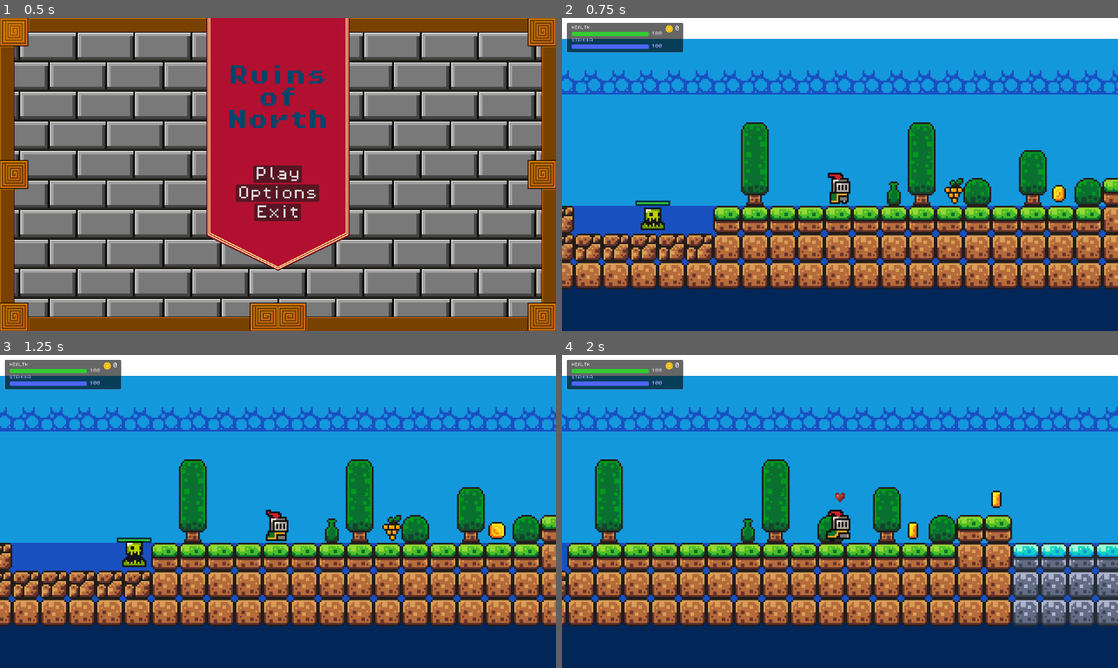
Above: before the commit, frames 1-4 (two rows, left to right).
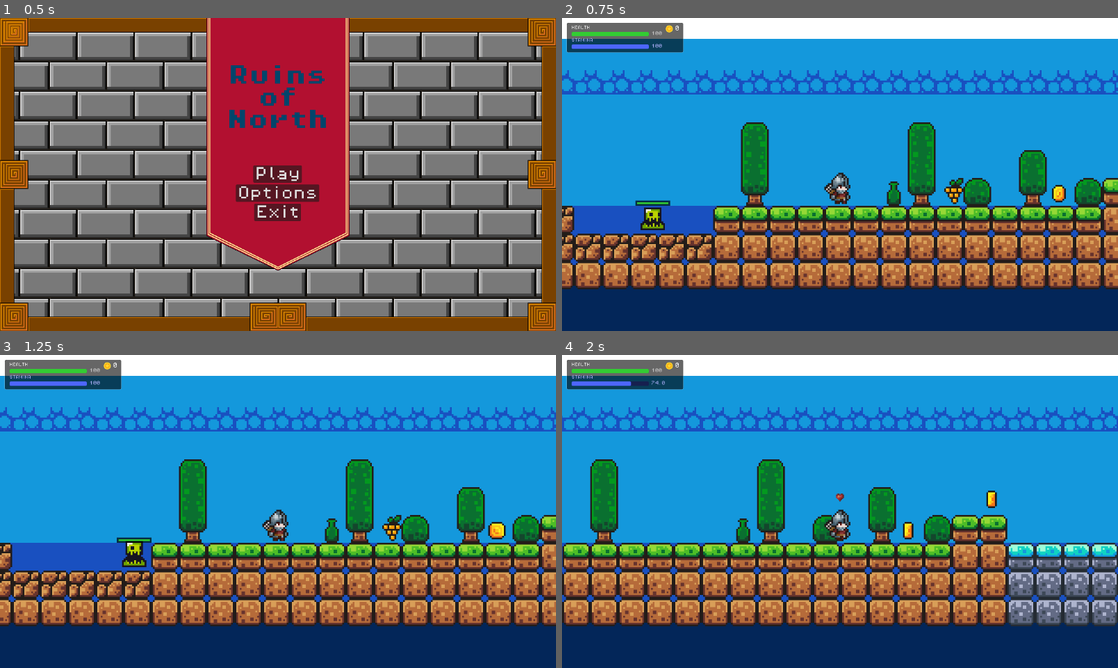
Above: after the commit, the same moments.

Repository: Kacprr/ThesisGameProject
Game: Godot game, scene res://Scenes/main_menu.tscn
The game is run twice, just before and just after one commit, with the same random seed, the same clock (stepped at 60 frames per second) and the same inputs. Sound files missing from this copy of the repository are replaced by a short silence.
Inputs:
- Up to frame 1 (0.5 s): no input
- Up to frame 2 (0.75 s): click "Play" at 0.5 s
- Up to frame 3 (1.25 s): no input
- Up to frame 4 (2 s): hold Right (move_right) from 1.28 s (still down); hold Z (attack) from 1.28 s (still down); tap Space (jump) at 1.52 s; tap Shift (dash) at 1.55 s

Frame 1 is identical in both runs. In frame 2, 0.3% of the frame differs, in the area x 47-52%, y 49-60%; in frame 3, 0.3%; in frame 4, 23%, in the area x 0-100%, y 8-87%.

Commit message:
feat: New Player Sprite , Implement Airborne Dash and Final Death/Attack Animation Polish
- **Airborne Dash:** Reworked player dash logic to allow one dash mid-air (`has_air_dashed` flag), enhancing platform traversal and distance jumping capability.
- **Attack Animation Sync:** Integrated player character's attack animation by setting the `ATTACK` state and using `animated_sprite.animation_finished` for a smooth transition back to idle/run.
- **Animation Conflict Fix:** Resolved the bug where the attack animation would play instead of the death animation by introducing state locks and using `animated_sprite.stop()` to force the `die` animation priority.
- **Attack Hitbox:** The hitbox have been adjusted to the new sprite, making the visual of the attack better and closer to the player.

Diff:
--- a/ruinsofnorth/Scenes/attack.tscn
+++ b/ruinsofnorth/Scenes/attack.tscn
@@ -1,43 +1,15 @@
-[gd_scene load_steps=13 format=3 uid="uid://cxc8nv0h75mpa"]
+[gd_scene load_steps=6 format=3 uid="uid://cxc8nv0h75mpa"]
 
 [ext_resource type="Script" uid="uid://c4c00gdg1eu4u" path="res://Scripts/attack.gd" id="1_ij4ji"]
-[ext_resource type="Texture2D" uid="uid://t73bgffchuck" path="res://Assets/sprites/pixel_art_sword_slash_sprites.png" id="2_ht1lw"]
+[ext_resource type="Texture2D" uid="uid://csswuagcx4il2" path="res://Assets/sprites/Soldier-Attack01_Effect.png" id="2_ht1lw"]
 
 [sub_resource type="AtlasTexture" id="AtlasTexture_uvg5y"]
 atlas = ExtResource("2_ht1lw")
-region = Rect2(0, 0, 63, 44)
+region = Rect2(300, 0, 100, 100)
 
 [sub_resource type="AtlasTexture" id="AtlasTexture_rqqt2"]
 atlas = ExtResource("2_ht1lw")
-region = Rect2(64, 0, 63, 44)
-
-[sub_resource type="AtlasTexture" id="AtlasTexture_8yxis"]
-atlas = ExtResource("2_ht1lw")
-region = Rect2(128, 0, 63, 44)
-
-[sub_resource type="AtlasTexture" id="AtlasTexture_6i371"]
-atlas = ExtResource("2_ht1lw")
-region = Rect2(0, 45, 63, 44)
-
-[sub_resource type="AtlasTexture" id="AtlasTexture_boclk"]
-atlas = ExtResource("2_ht1lw")
-region = Rect2(64, 45, 63, 44)
-
-[sub_resource type="AtlasTexture" id="AtlasTexture_uw11w"]
-atlas = ExtResource("2_ht1lw")
-region = Rect2(128, 45, 63, 44)
-
-[sub_resource type="AtlasTexture" id="AtlasTexture_ymsaa"]
-atlas = ExtResource("2_ht1lw")
-region = Rect2(0, 90, 63, 44)
-
-[sub_resource type="AtlasTexture" id="AtlasTexture_axprq"]
-atlas = ExtResource("2_ht1lw")
-region = Rect2(64, 90, 63, 44)
-
-[sub_resource type="AtlasTexture" id="AtlasTexture_ypime"]
-atlas = ExtResource("2_ht1lw")
-region = Rect2(128, 90, 63, 44)
+region = Rect2(400, 0, 100, 100)
 
 [sub_resource type="SpriteFrames" id="SpriteFrames_ds7qa"]
 animations = [{
@@ -47,31 +19,10 @@
 }, {
 "duration": 1.0,
 "texture": SubResource("AtlasTexture_rqqt2")
-}, {
-"duration": 1.0,
-"texture": SubResource("AtlasTexture_8yxis")
-}, {
-"duration": 1.0,
-"texture": SubResource("AtlasTexture_6i371")
-}, {
-"duration": 1.0,
-"texture": SubResource("AtlasTexture_boclk")
-}, {
-"duration": 1.0,
-"texture": SubResource("AtlasTexture_uw11w")
-}, {
-"duration": 1.0,
-"texture": SubResource("AtlasTexture_ymsaa")
-}, {
-"duration": 1.0,
-"texture": SubResource("AtlasTexture_axprq")
-}, {
-"duration": 1.0,
-"texture": SubResource("AtlasTexture_ypime")
 }],
 "loop": true,
 "name": &"new_animation",
-"speed": 17.0
+"speed": 5.0
 }]
 
 [node name="Attack" type="Area2D"]
@@ -80,15 +31,15 @@
 script = ExtResource("1_ij4ji")
 
 [node name="CollisionShape2D" type="CollisionPolygon2D" parent="."]
-position = Vector2(12, 0.5)
-polygon = PackedVector2Array(-12, -14.5, 5, -0.5, -12, 12.5, -12, 19.5, 11, 13.5, 17, -0.5, 11, -13.5, -12, -21.5)
+position = Vector2(-3, 0)
+scale = Vector2(0.6465518, 0.70480627)
+polygon = PackedVector2Array(-1.5466666, -8.512978, 4.64, 0, -7.733333, 4.256489, 4.64, 5.6753187, 13.92, 0, 9.28, -5.6753187)
 
 [node name="AnimatedSprite2D" type="AnimatedSprite2D" parent="."]
-position = Vector2(0.25, 0)
-scale = Vector2(1.00794, 1)
+position = Vector2(-6, 0)
+scale = Vector2(0.55, 0.43999997)
 sprite_frames = SubResource("SpriteFrames_ds7qa")
 animation = &"new_animation"
-frame_progress = 0.291374
 
 [node name="ColorRect" type="ColorRect" parent="."]
 visible = false
--- a/ruinsofnorth/Scenes/game.tscn
+++ b/ruinsofnorth/Scenes/game.tscn
@@ -250,7 +250,7 @@
 tile_set = SubResource("TileSet_3dryh")
 
 [node name="Player" parent="." instance=ExtResource("1_ebmjs")]
-position = Vector2(-152, 47)
+position = Vector2(-152, 49)
 
 [node name="Camera2D" type="Camera2D" parent="Player"]
 position = Vector2(0, -6)
--- a/ruinsofnorth/Scenes/player.tscn
+++ b/ruinsofnorth/Scenes/player.tscn
@@ -1,155 +1,157 @@
-[gd_scene load_steps=42 format=3 uid="uid://cqeg14x8abmtp"]
+[gd_scene load_steps=36 format=3 uid="uid://cqeg14x8abmtp"]
 
 [ext_resource type="Script" uid="uid://bqtam2anigymj" path="res://Scripts/player.gd" id="1_cvnsp"]
-[ext_resource type="Texture2D" uid="uid://dxq3j2e2w0rg7" path="res://Assets/sprites/knight.png" id="1_v0iea"]
+[ext_resource type="Texture2D" uid="uid://dih27ho52no05" path="res://Assets/sprites/Soldier.png" id="2_x3wgy"]
 [ext_resource type="AudioStream" uid="uid://d04ddm0ldtl5g" path="res://Assets/sounds/jump.wav" id="3_vgqql"]
 [ext_resource type="AudioStream" uid="uid://cmuqm8uvmaucq" path="res://Assets/sounds/hurt.wav" id="4_fkybt"]
 [ext_resource type="AudioStream" uid="uid://dsya4gx0j53sl" path="res://Assets/sounds/simple-whoosh.wav" id="4_x3wgy"]
 
 [sub_resource type="AtlasTexture" id="AtlasTexture_xuaoq"]
-atlas = ExtResource("1_v0iea")
-region = Rect2(64, 192, 32, 32)
+atlas = ExtResource("2_x3wgy")
+region = Rect2(0, 200, 100, 100)
+
+[sub_resource type="AtlasTexture" id="AtlasTexture_8gxox"]
+atlas = ExtResource("2_x3wgy")
+region = Rect2(100, 200, 100, 100)
+
+[sub_resource type="AtlasTexture" id="AtlasTexture_11gg7"]
+atlas = ExtResource("2_x3wgy")
+region = Rect2(200, 200, 100, 100)
+
+[sub_resource type="AtlasTexture" id="AtlasTexture_qpa8y"]
+atlas = ExtResource("2_x3wgy")
+region = Rect2(300, 200, 100, 100)
+
+[sub_resource type="AtlasTexture" id="AtlasTexture_sbwqj"]
+atlas = ExtResource("2_x3wgy")
+region = Rect2(400, 200, 100, 100)
+
+[sub_resource type="AtlasTexture" id="AtlasTexture_xwi16"]
+atlas = ExtResource("2_x3wgy")
+region = Rect2(500, 200, 100, 100)
+
+[sub_resource type="AtlasTexture" id="AtlasTexture_h4iuc"]
+atlas = ExtResource("2_x3wgy")
+region = Rect2(100, 600, 100, 100)
+
+[sub_resource type="AtlasTexture" id="AtlasTexture_fd4e3"]
+atlas = ExtResource("2_x3wgy")
+region = Rect2(200, 600, 100, 100)
 
 [sub_resource type="AtlasTexture" id="AtlasTexture_bi64h"]
-atlas = ExtResource("1_v0iea")
-region = Rect2(0, 160, 32, 32)
+atlas = ExtResource("2_x3wgy")
+region = Rect2(0, 600, 100, 100)
 
 [sub_resource type="AtlasTexture" id="AtlasTexture_2ijsl"]
-atlas = ExtResource("1_v0iea")
-region = Rect2(32, 160, 32, 32)
+atlas = ExtResource("2_x3wgy")
+region = Rect2(100, 600, 100, 100)
 
 [sub_resource type="AtlasTexture" id="AtlasTexture_p1odr"]
-atlas = ExtResource("1_v0iea")
-region = Rect2(64, 160, 32, 32)
+atlas = ExtResource("2_x3wgy")
+region = Rect2(200, 600, 100, 100)
 
 [sub_resource type="AtlasTexture" id="AtlasTexture_0gysh"]
-atlas = ExtResource("1_v0iea")
-region = Rect2(96, 160, 32, 32)
+atlas = ExtResource("2_x3wgy")
+region = Rect2(300, 600, 100, 100)
 
 [sub_resource type="AtlasTexture" id="AtlasTexture_vfarp"]
-atlas = ExtResource("1_v0iea")
-region = Rect2(128, 160, 32, 32)
+atlas = ExtResource("2_x3wgy")
+region = Rect2(0, 0, 100, 100)
 
 [sub_resource type="AtlasTexture" id="AtlasTexture_y6uwr"]
-atlas = ExtResource("1_v0iea")
-region = Rect2(160, 160, 32, 32)
+atlas = ExtResource("2_x3wgy")
+region = Rect2(100, 0, 100, 100)
 
 [sub_resource type="AtlasTexture" id="AtlasTexture_83xs0"]
-atlas = ExtResource("1_v0iea")
-region = Rect2(192, 160, 32, 32)
+atlas = ExtResource("2_x3wgy")
+region = Rect2(200, 0, 100, 100)
 
 [sub_resource type="AtlasTexture" id="AtlasTexture_ypfnu"]
-atlas = ExtResource("1_v0iea")
-region = Rect2(224, 160, 32, 32)
+atlas = ExtResource("2_x3wgy")
+region = Rect2(300, 0, 100, 100)
 
 [sub_resource type="AtlasTexture" id="AtlasTexture_wohnl"]
-atlas = ExtResource("1_v0iea")
-region = Rect2(0, 224, 32, 32)
+atlas = ExtResource("2_x3wgy")
+region = Rect2(400, 0, 100, 100)
 
 [sub_resource type="AtlasTexture" id="AtlasTexture_36dho"]
-atlas = ExtResource("1_v0iea")
-region = Rect2(32, 224, 32, 32)
-
-[sub_resource type="AtlasTexture" id="AtlasTexture_yh6i2"]
-atlas = ExtResource("1_v0iea")
-region = Rect2(64, 224, 32, 32)
-
-[sub_resource type="AtlasTexture" id="AtlasTexture_nv4vc"]
-atlas = ExtResource("1_v0iea")
-region = Rect2(96, 224, 32, 32)
-
-[sub_resource type="AtlasTexture" id="AtlasTexture_cvnsp"]
-atlas = ExtResource("1_v0iea")
-region = Rect2(0, 0, 32, 32)
-
-[sub_resource type="AtlasTexture" id="AtlasTexture_6t5aa"]
-atlas = ExtResource("1_v0iea")
-region = Rect2(32, 0, 32, 32)
-
-[sub_resource type="AtlasTexture" id="AtlasTexture_vgqql"]
-atlas = ExtResource("1_v0iea")
-region = Rect2(64, 0, 32, 32)
+atlas = ExtResource("2_x3wgy")
+region = Rect2(500, 0, 100, 100)
 
 [sub_resource type="AtlasTexture" id="AtlasTexture_fkybt"]
-atlas = ExtResource("1_v0iea")
-region = Rect2(96, 0, 32, 32)
+atlas = ExtResource("2_x3wgy")
+region = Rect2(100, 100, 100, 100)
 
 [sub_resource type="AtlasTexture" id="AtlasTexture_x3wgy"]
-atlas = ExtResource("1_v0iea")
-region = Rect2(64, 160, 32, 32)
+atlas = ExtResource("2_x3wgy")
+region = Rect2(200, 100, 100, 100)
 
 [sub_resource type="AtlasTexture" id="AtlasTexture_3smsa"]
-atlas = ExtResource("1_v0iea")
-region = Rect2(0, 64, 32, 32)
+atlas = ExtResource("2_x3wgy")
+region = Rect2(0, 100, 100, 100)
 
 [sub_resource type="AtlasTexture" id="AtlasTexture_8erm5"]
-atlas = ExtResource("1_v0iea")
-region = Rect2(32, 64, 32, 32)
+atlas = ExtResource("2_x3wgy")
+region = Rect2(100, 100, 100, 100)
 
 [sub_resource type="AtlasTexture" id="AtlasTexture_f1ek2"]
-atlas = ExtResource("1_v0iea")
-region = Rect2(64, 64, 32, 32)
+atlas = ExtResource("2_x3wgy")
+region = Rect2(200, 100, 100, 100)
 
 [sub_resource type="AtlasTexture" id="AtlasTexture_tx1dd"]
-atlas = ExtResource("1_v0iea")
-region = Rect2(96, 64, 32, 32)
+atlas = ExtResource("2_x3wgy")
+region = Rect2(300, 100, 100, 100)
 
 [sub_resource type="AtlasTexture" id="AtlasTexture_gymyn"]
-atlas = ExtResource("1_v0iea")
-region = Rect2(128, 64, 32, 32)
+atlas = ExtResource("2_x3wgy")
+region = Rect2(400, 100, 100, 100)
 
 [sub_resource type="AtlasTexture" id="AtlasTexture_pu2lt"]
-atlas = ExtResource("1_v0iea")
-region = Rect2(160, 64, 32, 32)
+atlas = ExtResource("2_x3wgy")
+region = Rect2(500, 100, 100, 100)
 
 [sub_resource type="AtlasTexture" id="AtlasTexture_ukyrk"]
-atlas = ExtResource("1_v0iea")
-region = Rect2(192, 64, 32, 32)
+atlas = ExtResource("2_x3wgy")
+region = Rect2(600, 100, 100, 100)
 
 [sub_resource type="AtlasTexture" id="AtlasTexture_7dp3o"]
-atlas = ExtResource("1_v0iea")
-region = Rect2(224, 64, 32, 32)
-
-[sub_resource type="AtlasTexture" id="AtlasTexture_h4iuc"]
-atlas = ExtResource("1_v0iea")
-region = Rect2(0, 96, 32, 32)
-
-[sub_resource type="AtlasTexture" id="AtlasTexture_fd4e3"]
-atlas = ExtResource("1_v0iea")
-region = Rect2(32, 96, 32, 32)
-
-[sub_resource type="AtlasTexture" id="AtlasTexture_qqcod"]
-atlas = ExtResource("1_v0iea")
-region = Rect2(64, 96, 32, 32)
-
-[sub_resource type="AtlasTexture" id="AtlasTexture_igrcy"]
-atlas = ExtResource("1_v0iea")
-region = Rect2(96, 96, 32, 32)
-
-[sub_resource type="AtlasTexture" id="AtlasTexture_fs7ks"]
-atlas = ExtResource("1_v0iea")
-region = Rect2(128, 96, 32, 32)
-
-[sub_resource type="AtlasTexture" id="AtlasTexture_l6n3p"]
-atlas = ExtResource("1_v0iea")
-region = Rect2(160, 96, 32, 32)
-
-[sub_resource type="AtlasTexture" id="AtlasTexture_olqyp"]
-atlas = ExtResource("1_v0iea")
-region = Rect2(192, 96, 32, 32)
-
-[sub_resource type="AtlasTexture" id="AtlasTexture_wpjfl"]
-atlas = ExtResource("1_v0iea")
-region = Rect2(224, 96, 32, 32)
+atlas = ExtResource("2_x3wgy")
+region = Rect2(700, 100, 100, 100)
 
 [sub_resource type="SpriteFrames" id="SpriteFrames_x3wgy"]
 animations = [{
 "frames": [{
 "duration": 1.0,
 "texture": SubResource("AtlasTexture_xuaoq")
-}],
-"loop": true,
+}, {
+"duration": 1.0,
+"texture": SubResource("AtlasTexture_8gxox")
+}, {
+"duration": 1.0,
+"texture": SubResource("AtlasTexture_11gg7")
+}, {
+"duration": 1.0,
+"texture": SubResource("AtlasTexture_qpa8y")
+}, {
+"duration": 1.0,
+"texture": SubResource("AtlasTexture_sbwqj")
+}, {
+"duration": 1.0,
+"texture": SubResource("AtlasTexture_xwi16")
+}],
+"loop": false,
 "name": &"attack",
+"speed": 12.0
+}, {
+"frames": [{
+"duration": 1.0,
+"texture": SubResource("AtlasTexture_h4iuc")
+}, {
+"duration": 1.0,
+"texture": SubResource("AtlasTexture_fd4e3")
+}],
+"loop": true,
+"name": &"dash",
 "speed": 5.0
 }, {
 "frames": [{
@@ -164,35 +166,6 @@
 }, {
 "duration": 1.0,
 "texture": SubResource("AtlasTexture_0gysh")
-}, {
-"duration": 1.0,
-"texture": SubResource("AtlasTexture_vfarp")
-}, {
-"duration": 1.0,
-"texture": SubResource("AtlasTexture_y6uwr")
-}, {
-"duration": 1.0,
-"texture": SubResource("AtlasTexture_83xs0")
-}, {
-"duration": 1.0,
-"texture": SubResource("AtlasTexture_ypfnu")
-}],
-"loop": true,
-"name": &"dash",
-"speed": 15.0
-}, {
-"frames": [{
-"duration": 1.0,
-"texture": SubResource("AtlasTexture_wohnl")
-}, {
-"duration": 1.0,
-"texture": SubResource("AtlasTexture_36dho")
-}, {
-"duration": 1.0,
-"texture": SubResource("AtlasTexture_yh6i2")
-}, {
-"duration": 1.0,
-"texture": SubResource("AtlasTexture_nv4vc")
 }],
 "loop": true,
 "name": &"die",
@@ -200,16 +173,22 @@
 }, {
 "frames": [{
 "duration": 1.0,
-"texture": SubResource("AtlasTexture_cvnsp")
-}, {
-"duration": 1.0,
-"texture": SubResource("AtlasTexture_6t5aa")
-}, {
-"duration": 1.0,
-"texture": SubResource("AtlasTexture_vgqql")
-}, {
-"duration": 1.0,
-"texture": SubResource("AtlasTexture_fkybt")
+"texture": SubResource("AtlasTexture_vfarp")
+}, {
+"duration": 1.0,
+"texture": SubResource("AtlasTexture_y6uwr")
+}, {
+"duration": 1.0,
+"texture": SubResource("AtlasTexture_83xs0")
+}, {
+"duration": 1.0,
+"texture": SubResource("AtlasTexture_ypfnu")
+}, {
+"duration": 1.0,
+"texture": SubResource("AtlasTexture_wohnl")
+}, {
+"duration": 1.0,
+"texture": SubResource("AtlasTexture_36dho")
 }],
 "loop": true,
 "name": &"idle",
@@ -217,6 +196,9 @@
 }, {
 "frames": [{
 "duration": 1.0,
+"texture": SubResource("AtlasTexture_fkybt")
+}, {
+"duration": 1.0,
 "texture": SubResource("AtlasTexture_x3wgy")
 }],
 "loop": true,
@@ -247,30 +229,6 @@
 }, {
 "duration": 1.0,
 "texture": SubResource("AtlasTexture_7dp3o")
-}, {
-"duration": 1.0,
-"texture": SubResource("AtlasTexture_h4iuc")
-}, {
-"duration": 1.0,
-"texture": SubResource("AtlasTexture_fd4e3")
-}, {
-"duration": 1.0,
-"texture": SubResource("AtlasTexture_qqcod")
-}, {
-"duration": 1.0,
-"texture": SubResource("AtlasTexture_igrcy")
-}, {
-"duration": 1.0,
-"texture": SubResource("AtlasTexture_fs7ks")
-}, {
-"duration": 1.0,
-"texture": SubResource("AtlasTexture_l6n3p")
-}, {
-"duration": 1.0,
-"texture": SubResource("AtlasTexture_olqyp")
-}, {
-"duration": 1.0,
-"texture": SubResource("AtlasTexture_wpjfl")
 }],
 "loop": true,
 "name": &"run",
@@ -287,9 +245,9 @@
 script = ExtResource("1_cvnsp")
 
 [node name="AnimatedSprite2D" type="AnimatedSprite2D" parent="."]
-position = Vector2(0, -12)
+position = Vector2(0, -7)
 sprite_frames = SubResource("SpriteFrames_x3wgy")
-animation = &"idle"
+animation = &"attack"
 
 [node name="CollisionShape2D" type="CollisionShape2D" parent="."]
 position = Vector2(0, -9)
--- a/ruinsofnorth/Scripts/attack.gd
+++ b/ruinsofnorth/Scripts/attack.gd
@@ -12,9 +12,9 @@
 
 func _ready():
 	connect("body_entered", Callable(self, "_on_body_entered"))
-	_animated_sprite.play("new_animation")
-	# Auto-destroy after 0.5 seconds even if it misses
-	await get_tree().create_timer(0.5).timeout
+	_animated_sprite.visible = false
+	# Auto-destroy after 0.4 seconds even if it misses
+	await get_tree().create_timer(0.4).timeout
 	queue_free()
 
 func _on_body_entered(body: Node2D) -> void:
--- a/ruinsofnorth/Scripts/player.gd
+++ b/ruinsofnorth/Scripts/player.gd
@@ -3,15 +3,18 @@
 @export var speed: int = 120
 @export var health: int = 100
 
+var is_healing_over_time = false
+var can_attack = true
+var is_dead = false
 var is_invulnerable = false
-var can_attack = true
+var has_air_dashed: bool = false
+
+var current_stamina = max_stamina
 var jumps_left: int = 1 # Start with 1 extra jump (for a total of 2)
 var direction_var = 0
-var current_stamina = max_stamina
-var is_healing_over_time = false
 var hot_heal_amount = 0
 
-const ATTACK_COOLDOWN = 0.4 # cooldown time in sec
+const ATTACK_COOLDOWN = 0.7 # cooldown time in sec
 const JUMP_VELOCITY = -300.0
 const GAME_OVER_SCENE = preload("res://Scenes/game_over.tscn")
 const HEALING_EFFECT_SCENE = preload("res://Scenes/healing_effect.tscn")
@@ -26,6 +29,7 @@
 	DASH,
 	RUN,
 	STUNNED,
+	ATTACK,
 }
 
 var current_State
@@ -49,7 +53,7 @@
 	add_to_group("Player")
 	attack_cooldown_timer.wait_time = ATTACK_COOLDOWN
 	attack_cooldown_timer.one_shot = true
-
+	animated_sprite.animation_finished.connect(_on_attack_animation_finished)
 
 func _physics_process(_delta: float) -> void:
 	const DASH_SPEED = 200.0
@@ -59,14 +63,14 @@
 	if direction != 0:
 		direction_var = direction
 
+	if current_State == PlayerState.STUNNED:
+		velocity.y += gravity * _delta
+		move_and_slide()
+		return
+
 	if current_stamina < max_stamina:
 		current_stamina = min(current_stamina + stamina_regen * _delta, max_stamina)
 		emit_signal("stamina_changed", current_stamina) # Stamina signal
-
-	if current_State == PlayerState.STUNNED:
-		velocity.y += gravity * _delta
-		move_and_slide()
-		return
 
 	# Add the gravity.
 	if !is_on_floor():
@@ -76,7 +80,8 @@
 	# --- JUMP/DOUBLE JUMP LOGIC ---
 	if is_on_floor():
 		jumps_left = 1
-		if current_State != PlayerState.DASH:
+		has_air_dashed = false
+		if current_State != PlayerState.DASH and current_State != PlayerState.ATTACK:
 			current_State = PlayerState.IDLE #Resets state when landing.
 
 	# Handle jump.
@@ -100,14 +105,23 @@
 			velocity.y *= 0.5
 
 	# Handle dash
-	if Input.is_action_just_pressed("dash") and is_on_floor() and current_stamina >= dash_cost and current_State != PlayerState.DASH and direction:
-		current_stamina -= dash_cost
-		current_State = PlayerState.DASH
-		var active_direction = direction
-		$DashTimer.start()
-		direction = active_direction
-		velocity.x = direction * DASH_SPEED
-		dash_sound.play()
+	if Input.is_action_just_pressed("dash") and current_stamina >= dash_cost and current_State != PlayerState.DASH and direction:
+		var is_ground_dash_available = is_on_floor()
+		var is_air_dash_available = !is_on_floor() and !has_air_dashed
+
+		if is_ground_dash_available or is_air_dash_available:
+			current_stamina -= dash_cost
+			emit_signal("stamina_changed", current_stamina)
+
+			if is_air_dash_available:
+				has_air_dashed = true
+
+			current_State = PlayerState.DASH
+			var active_direction = direction
+			$DashTimer.start()
+			direction = active_direction
+			velocity.x = direction * DASH_SPEED
+			dash_sound.play()
 
 	if current_State != PlayerState.DASH:
 		# Flip the Sprite
@@ -118,17 +132,20 @@
 
 		# Apply Movement
 		if direction:
-			if is_on_floor():
+			if is_on_floor() and current_State != PlayerState.ATTACK:
 				current_State = PlayerState.RUN
 			velocity.x = direction * speed
 		else:
-			current_State = PlayerState.IDLE
-			velocity.x = move_toward(velocity.x, 0, speed)
+			if current_State != PlayerState.ATTACK:
+				current_State = PlayerState.IDLE
+				velocity.x = move_toward(velocity.x, 0, speed)
 
 	move_and_slide()
 
 	# Play Animations based on the current_state
-	if current_State == PlayerState.DASH:
+	if animated_sprite.is_playing() and animated_sprite.animation == "attack":
+		return
+	elif current_State == PlayerState.DASH:
 		animated_sprite.play("dash")
 	elif !is_on_floor():
 		animated_sprite.play("jump")
@@ -139,16 +156,22 @@
 			animated_sprite.play("run")
 
 func _unhandled_input(event):
+	if is_dead:
+		return
+
 	if event.is_action_pressed("attack") and can_attack:
 		spawn_attack()
 
 func spawn_attack():
+	current_State = PlayerState.ATTACK
+	animated_sprite.play("attack")
+
 	can_attack = false
 	attack_cooldown_timer.start()
 
 	var attack = attack_scene.instantiate()
 	# Flip position based on facing direction
-	var offset = Vector2(15, -5)
+	var offset = Vector2(10, -5)
 	if animated_sprite.flip_h:
 		offset.x *= -1
 		attack.set_flip()
@@ -167,7 +190,7 @@
 func die():
 	set_process_input(false)
 	set_physics_process(false)
-
+	animated_sprite.stop()
 	animated_sprite.play("die")
 
 	$CollisionShape2D.set_deferred("disabled", true)
@@ -189,10 +212,11 @@
 	modulate = Color(1, 0.5, 0.5) # Red tint
 	$InvulnTimer.start()
 
-
 	apply_knockback(0.15)
 
 	if health <= 0:
+		is_dead = true
+		current_State = PlayerState.IDLE
 		die()
 
 func apply_vertical_velocity(force: float):
@@ -258,6 +282,10 @@
 	elif current_State == PlayerState.RUN:
 		animated_sprite.play("run")
 
+func _on_attack_animation_finished():
+	if animated_sprite.animation == "attack":
+		current_State = PlayerState.IDLE
+
 func _on_hot_tick_timer_timeout() -> void:
 	if is_healing_over_time:
 		heal(hot_heal_amount)
Binary file added: ruinsofnorth/Assets/sounds/Soldier-Attack01_Effect.png
Not shown, added: ruinsofnorth/Assets/sounds/Soldier-Attack01_Effect.png.import
Binary file added: ruinsofnorth/Assets/sprites/Soldier-Attack01_Effect.png
Not shown, added: ruinsofnorth/Assets/sprites/Soldier-Attack01_Effect.png.import
Binary file added: ruinsofnorth/Assets/sprites/Soldier.png
Not shown, added: ruinsofnorth/Assets/sprites/Soldier.png.import
